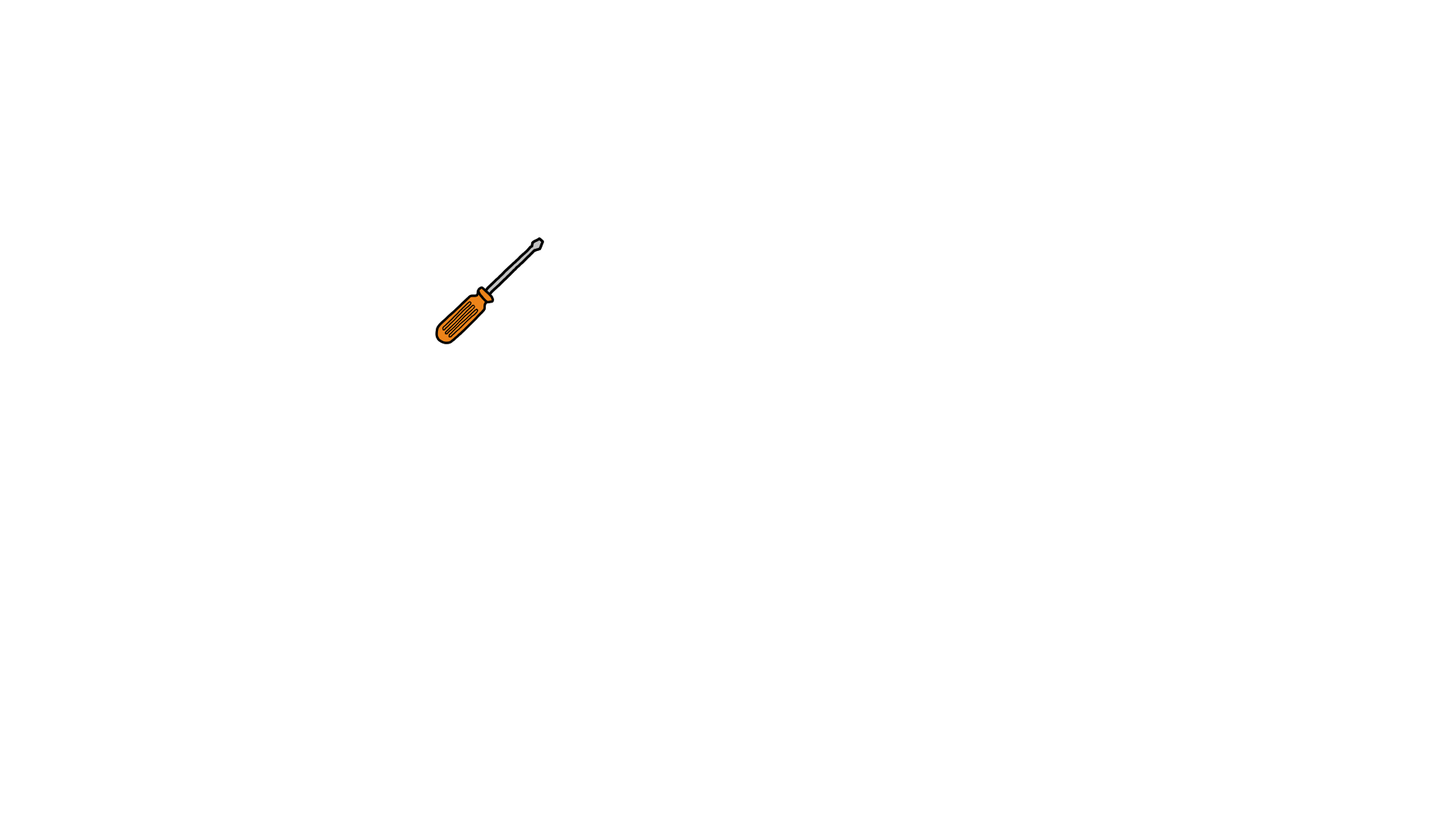
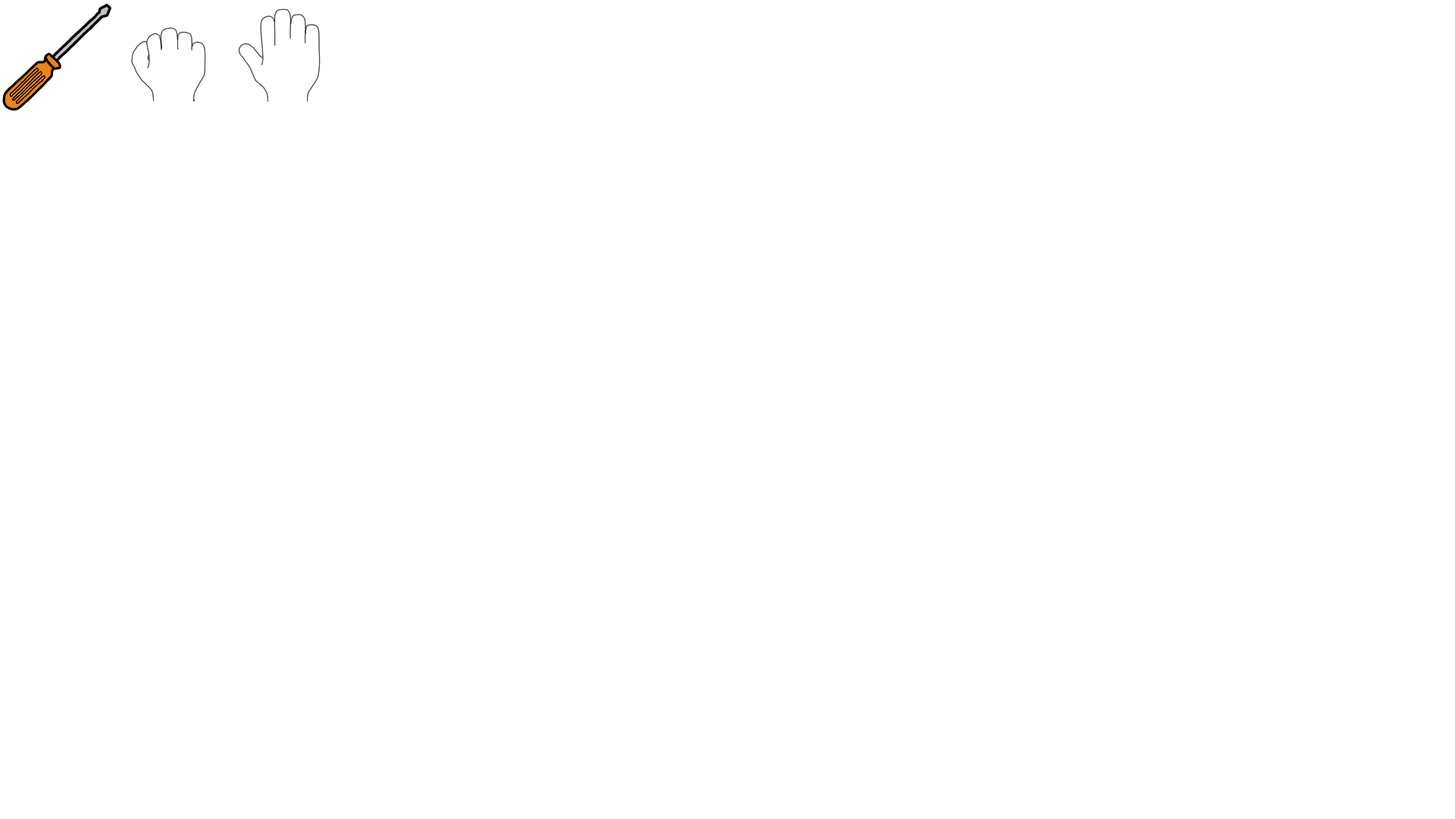
Revision of a layered (1455, 819) image; what changed, layer by layer:
added group "Hand - Open" with 4 layers above "Hand - Closed" over [2, 3, 545, 345]
added layer "Line Work" (1st of 3, in "Hand - Open") in group "Hand - Open" over [2, 3, 545, 345]
added layer "Base Color" (1st of 3, in "Hand - Open") in group "Hand - Open" over [2, 3, 545, 345]
added group "Hand - Closed" with 3 layers above "Screwdriver" over [97, 3, 243, 103]
added layer "Line Work" (2nd of 3, in "Hand - Closed") in group "Hand - Closed" over [97, 3, 243, 103]
added layer "Base Color" (2nd of 3, in "Hand - Closed") in group "Hand - Closed" over [97, 3, 243, 103]
painted on "Line Work" (3rd of 3, in "Screwdriver") over [2, 3, 545, 345]
painted on "Base Color" (3rd of 3, in "Screwdriver") over [2, 3, 545, 345]
